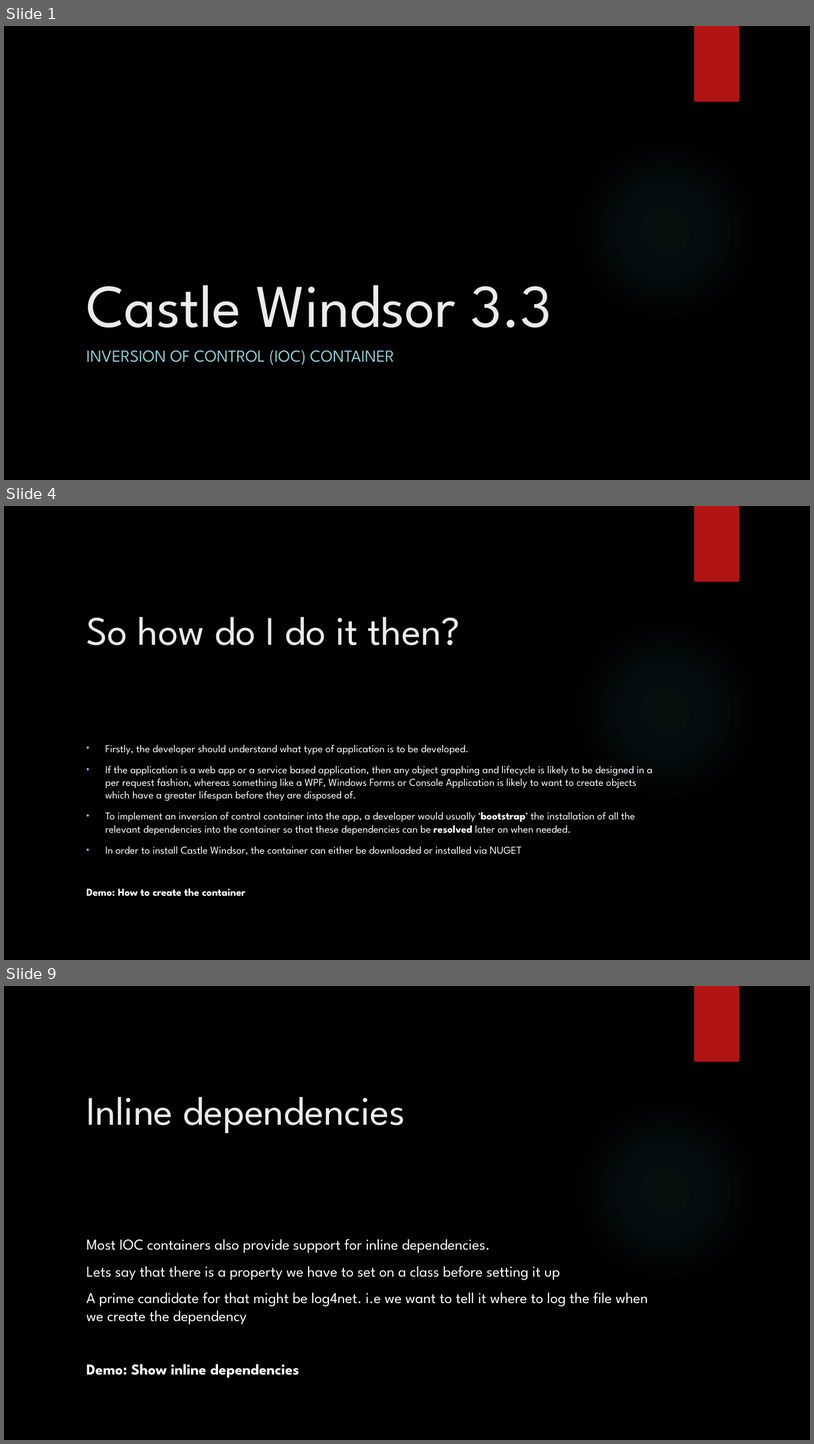
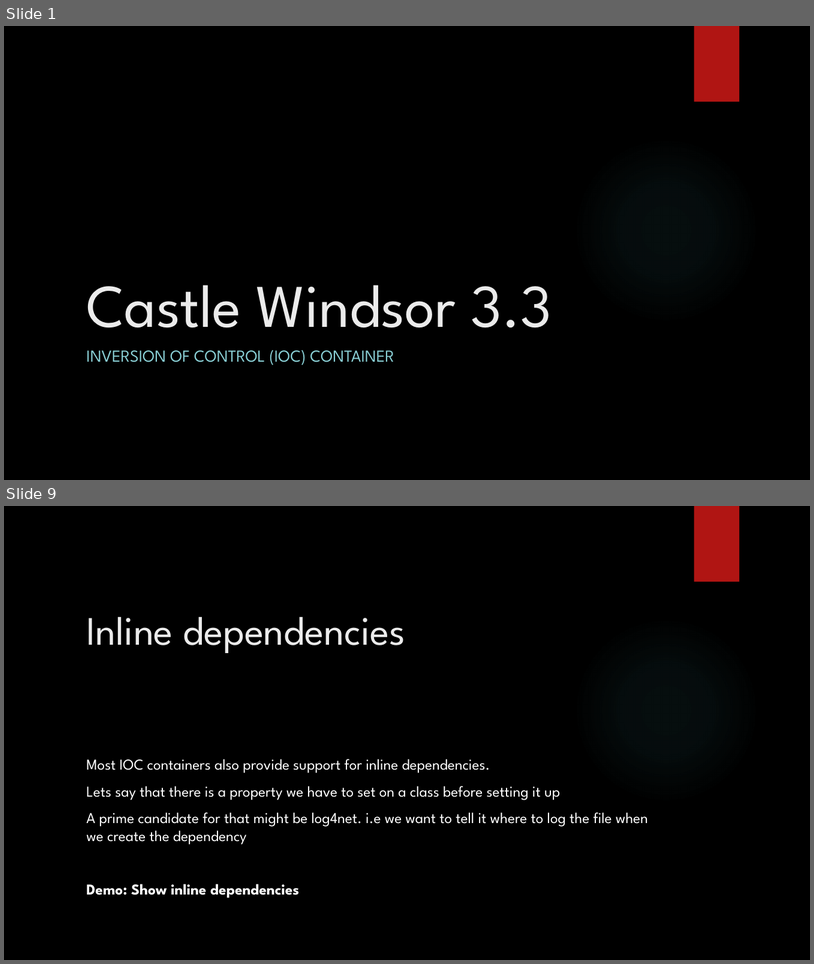
Before and after one commit to jscanlon77/dependency-injection, a slide deck: Castle Windsor Inversion of Control.pptx. Shown one above the other, each under a label of ours: slides 1, 4 and 9 before the commit, slides 1 and 9 after it; the slides between them are not shown. The pictures are 814x1444 and 814x964 pixels, drawn with LibreOffice and Linux fonts; fonts in the diff are those of the drawing; background and template pictures are left out. Boxes give left, top, right and bottom in pixels: in the first picture for what was removed or moved away, otherwise in the second. Text is boxed around its words. In the diff, an @@ line names an element or a change of style, - is before the commit and + after.

```diff
--- a/Castle Windsor Inversion of Control.pptx
+++ b/Castle Windsor Inversion of Control.pptx
@@ slide 4 removed at (4,506,810,960), background picture (left out); not listed: 2 template elements that a slide beside it also shows @@
@@ title removed at (86,616,460,645) @@
-So how do I do it then?
@@ text removed at (86,744,653,896) @@
-• Firstly, the developer should understand what type of application is to be developed.
-• If the application is a web app or a service based application, then any object graphing and lifecycle is likely to be designed in a per request fashion, whereas something like a WPF, Windows Forms or Console Application is likely to want to create objects which have a greater lifespan before they are disposed of.
-• To implement an inversion of control container into the app, a developer would usually ‘bootstrap’ the installation of all the relevant dependencies into the container so that these dependencies can be resolved later on when needed.
-• In order to install Castle Windsor, the container can either be downloaded or installed via NUGET
-Demo: How to create the container
```
Also in this commit, not shown: 8 slides changed, 2 slides added, 1 other slide removed.
